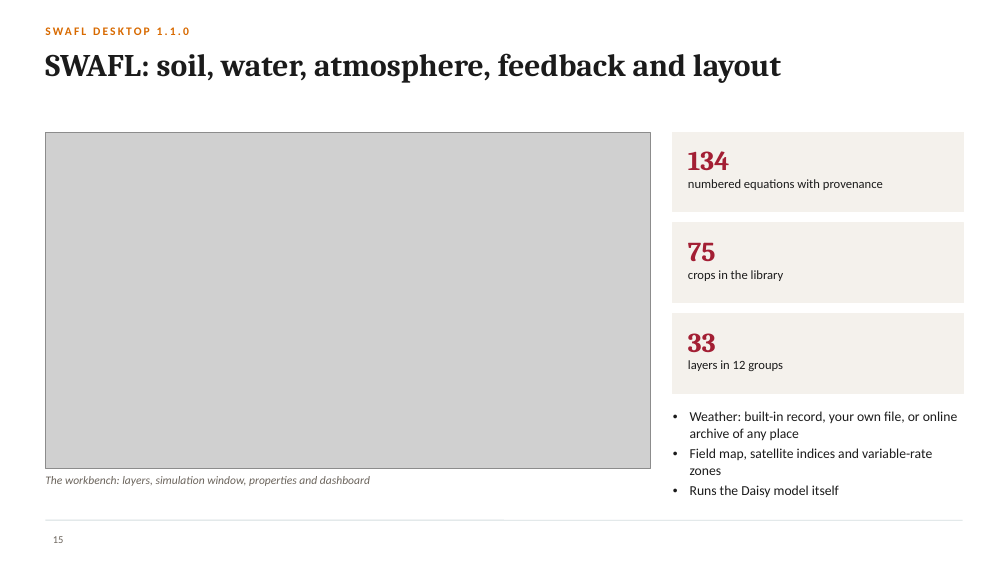
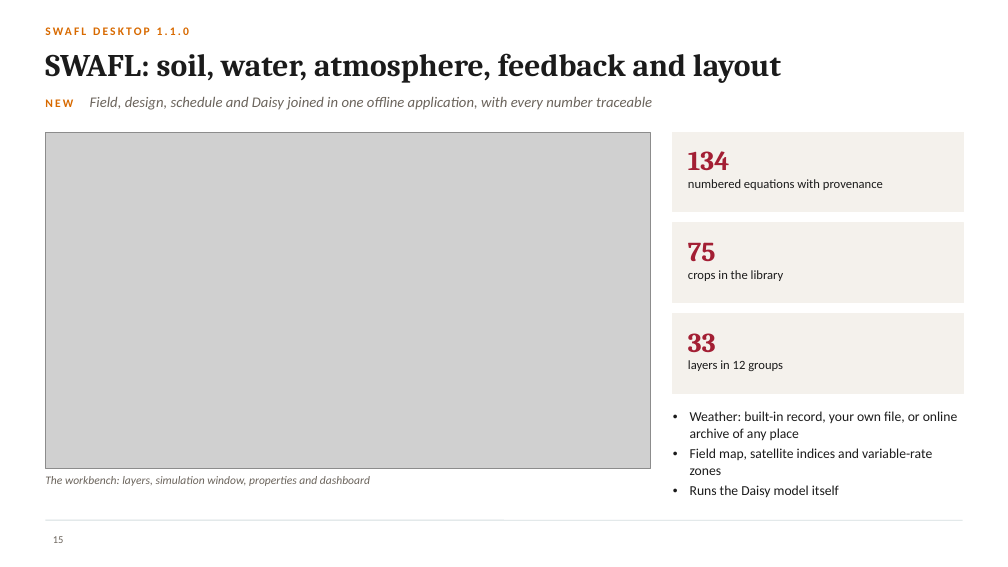
Before and after one commit to halilunaziru73-creator/Coupled-Water-Fluxes-Pore-Scale-Dynamics-Precision-Irrigation-Mulching-Feedback-Loops, a slide deck: slide 15 of Manuscripts/pdf/Supplementary/SWAFL_Presentation.pptx. Drawn at 1008x567 pixels with LibreOffice and Linux fonts; fonts in the diff are those of the drawing; grey boxes stand for pictures; background and template pictures are left out. Boxes give left, top, right and bottom in pixels: in the first picture for what was removed or moved away, otherwise in the second. Text is boxed around its words. In the diff, an @@ line names an element or a change of style, - is before the commit and + after.

```diff
--- a/Manuscripts/pdf/Supplementary/SWAFL_Presentation.pptx
+++ b/Manuscripts/pdf/Supplementary/SWAFL_Presentation.pptx
@@ text added at (45,97,652,110), 14 pt, text #6B645C, italic @@
+NEW Field, design, schedule and Daisy joined in one offline application, with every number traceable
```
Also in this commit, not shown: 10 other slides changed.
